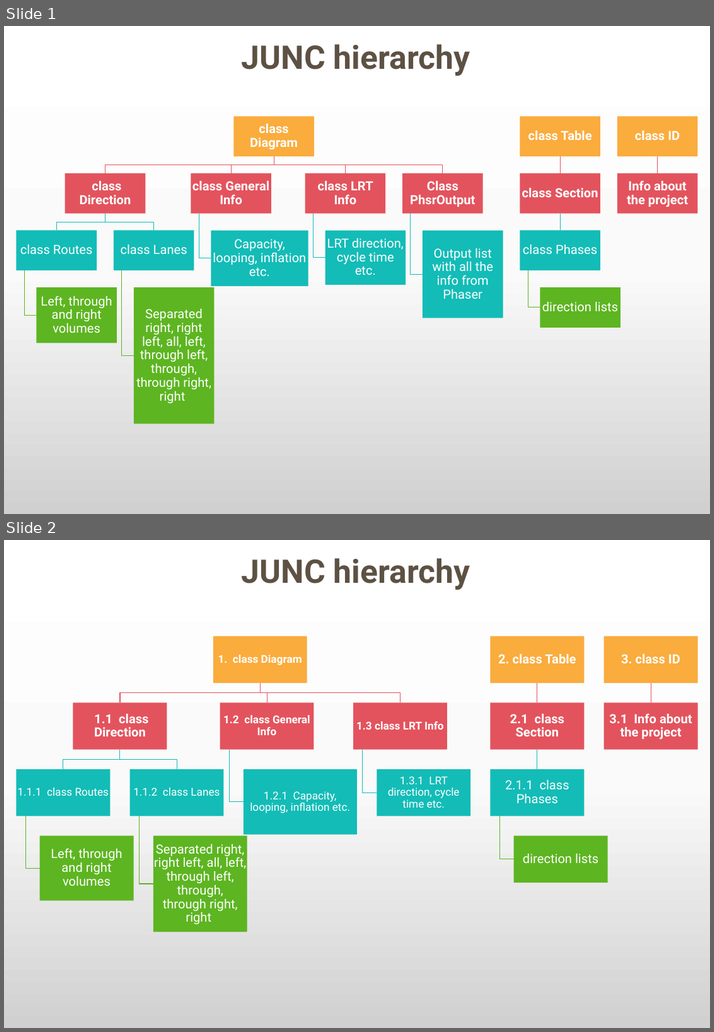
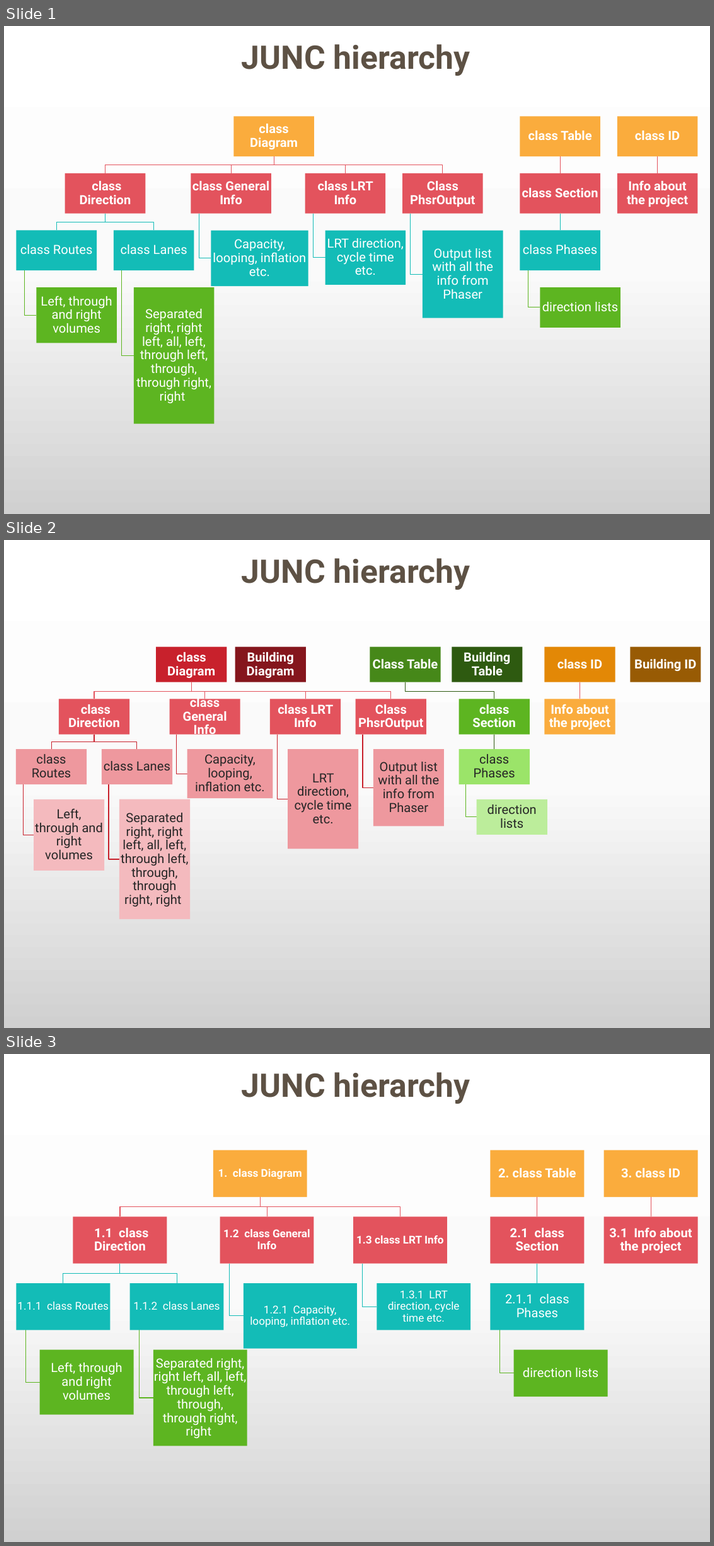
Before and after one commit to dartaryan/JUNC, a slide deck: Utilities/Instructions/classes/classes.pptx. Shown one above the other, each under a label of ours: slides 1 and 2 before the commit, slides 1, 2 and 3 after it. The pictures are 714x1032 and 714x1546 pixels, drawn with LibreOffice and Linux fonts; fonts in the diff are those of the drawing. Boxes give left, top, right and bottom in pixels: in the first picture for what was removed or moved away, otherwise in the second. Text is boxed around its words. In the diff, an @@ line names an element or a change of style, - is before the commit and + after.

```diff
--- a/Utilities/Instructions/classes/classes.pptx
+++ b/Utilities/Instructions/classes/classes.pptx
@@ slide 2 added at bbox=[4, 540, 710, 1028], background gradient #FFFFFF to #FBFBFB to #D1D1D1 @@
@@ text added at bbox=[242, 558, 470, 590], 36 pt, text #5D5144, bold @@
+JUNC hierarchy
@@ group added at bbox=[16, 647, 701, 920]: 21 rectangles, 21 texts, 15 freeform shapes @@
+Building Diagram
+class Diagram
+class Direction
+class Routes
+Left, through and right volumes
+class Lanes
+Separated right, right left, all, left, through left, through, through right, right
+class General Info
+Capacity, looping, inflation etc.
+class LRT Info
+LRT direction, cycle time etc.
+Class PhsrOutput
+Output list with all the info from Phaser
+Building Table
+Class Table
+class Section
+class Phases
+direction lists
+class ID
+Info about the project
+Building ID
@@ what was slide 2 is now slide 3 @@
```
Also in this commit, not shown: 10 other files.
